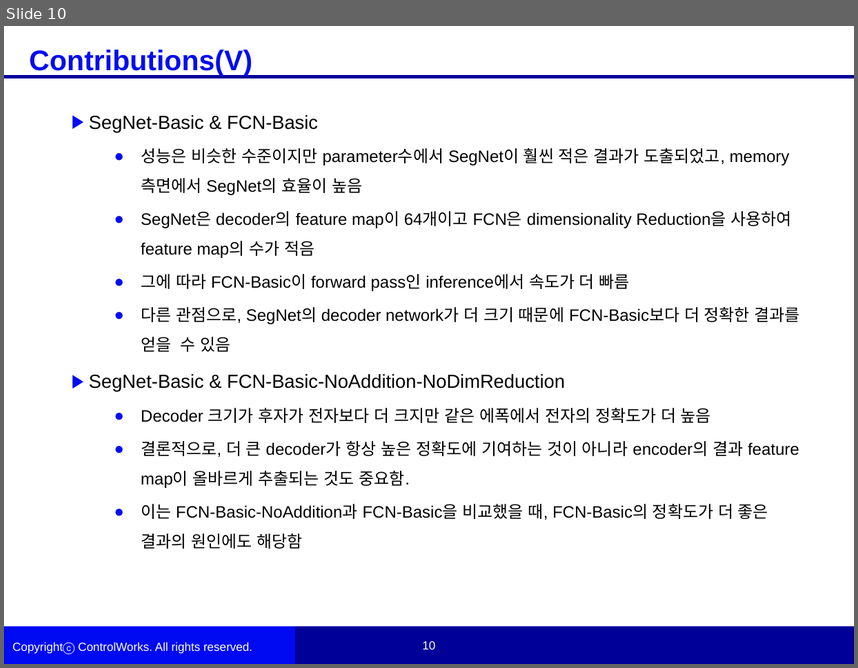
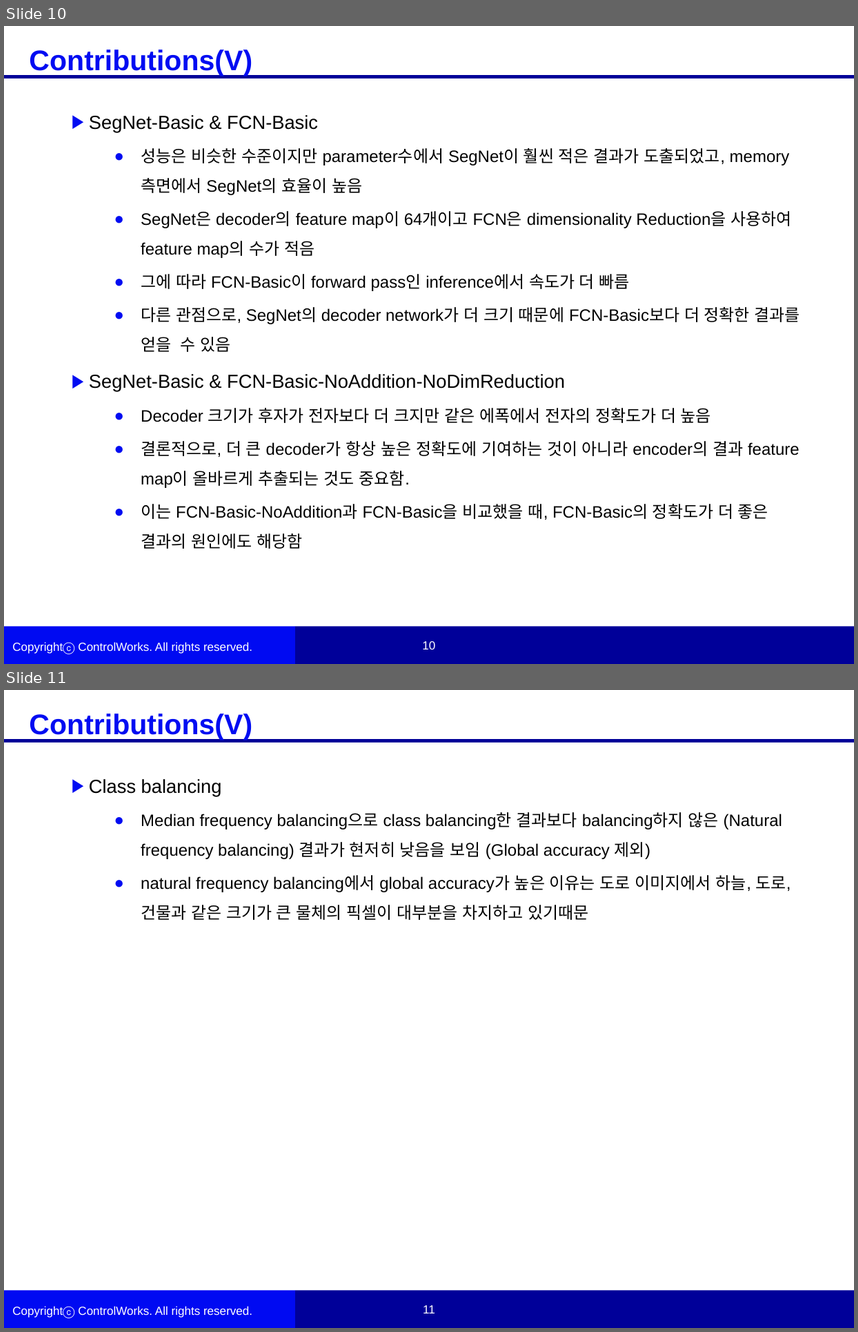
Before and after one commit to woojinKwon/deep_learning_paper, a slide deck: SegNet_A Deep Convolutional Encoder-Decoder Architecture for Image Segmentation_논문정리.pptx. Shown one above the other, each under a label of ours: slide 10 before the commit, slides 10 and 11 after it. The pictures are 858x668 and 858x1332 pixels, drawn with LibreOffice and Linux fonts; fonts in the diff are those of the drawing; background and template pictures are left out. Boxes give left, top, right and bottom in pixels: in the first picture for what was removed or moved away, otherwise in the second. Text is boxed around its words. In the diff, an @@ line names an element or a change of style, - is before the commit and + after.

Commit message:
0109

```diff
--- a/SegNet_A Deep Convolutional Encoder-Decoder Architecture for Image Segmentation_논문정리.pptx
+++ b/SegNet_A Deep Convolutional Encoder-Decoder Architecture for Image Segmentation_논문정리.pptx
@@ slide 11 added at [4,690,854,1328], background #FFFFFF; not listed: 6 template elements that a slide beside it also shows @@
@@ text added at [29,713,252,740], 24 pt, text #000CF2, bold @@
+Contributions(V)
@@ text added at [89,779,791,920], 14 pt, text #000000 @@
+  ▶ Class balancing
+    ● Median frequency balancing으로 class balancing한 결과보다 balancing하지 않은 (Natural frequency balancing) 결과가 현저히 낮음을 보임 (Global accuracy 제외)
+    ● natural frequency balancing에서 global accuracy가 높은 이유는 도로 이미지에서 하늘, 도로, 건물과 같은 크기가 큰 물체의 픽셀이 대부분을 차지하고 있기때문
```
